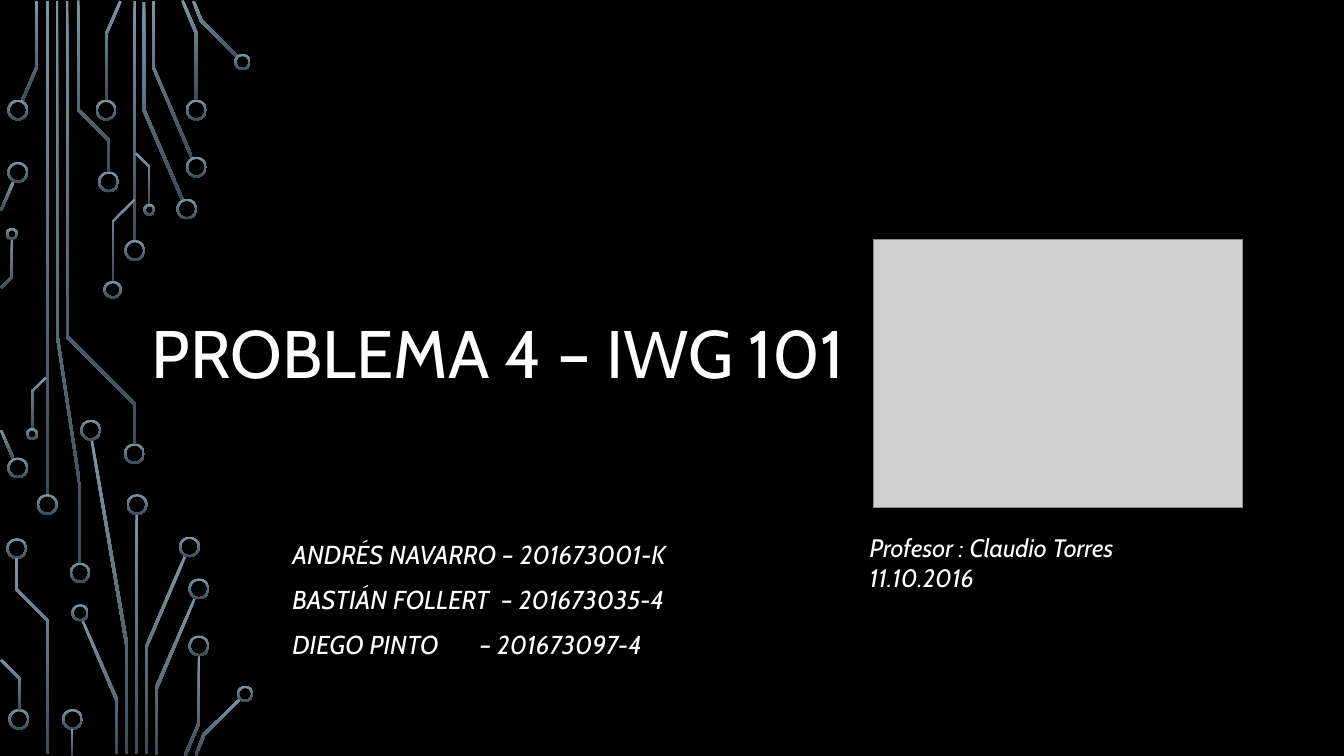
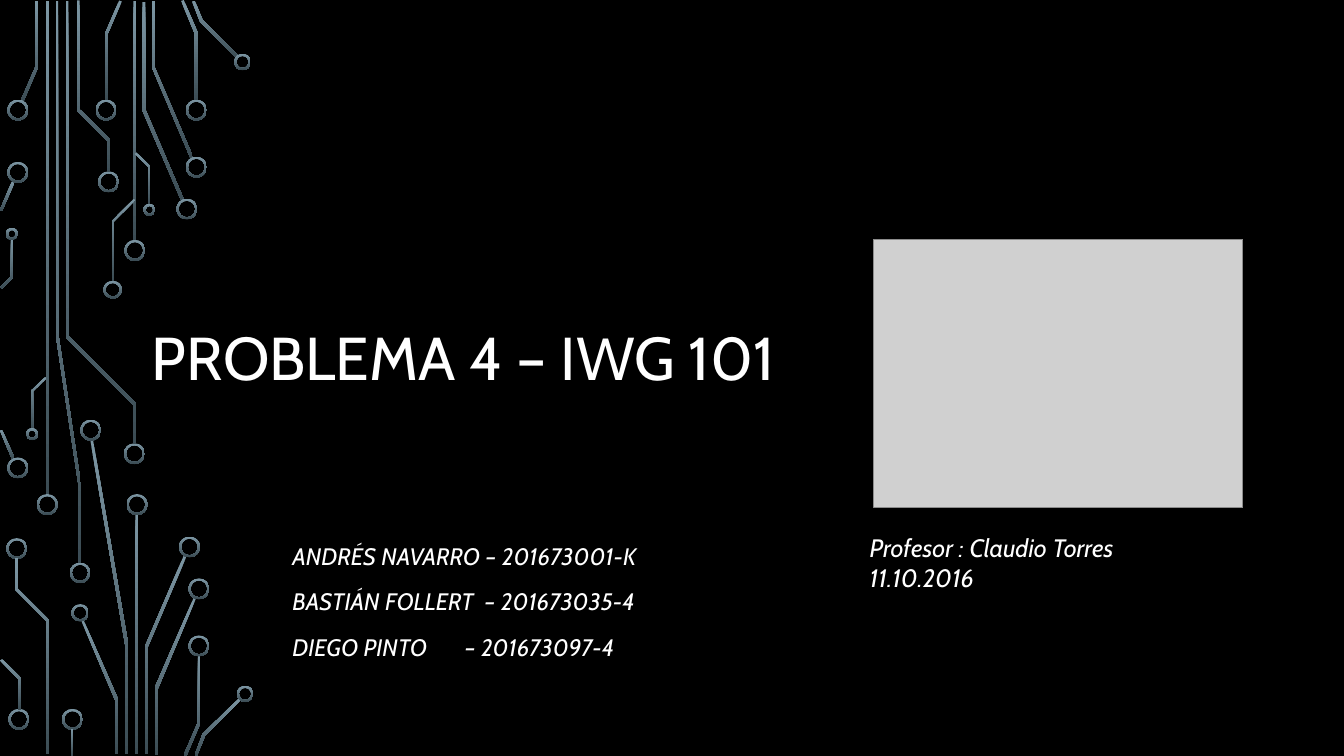
Before and after one commit to AndresNavarroG/p4, a slide deck: slide 1 of Problema 4.pptx. Drawn at 1344x756 pixels with LibreOffice and Linux fonts; fonts in the diff are those of the drawing; grey boxes stand for pictures; background and template pictures are left out. Boxes give left, top, right and bottom in pixels: in the first picture for what was removed or moved away, otherwise in the second. Text is boxed around its words. In the diff, an @@ line names an element or a change of style, - is before the commit and + after.

```diff
--- a/Problema 4.pptx
+++ b/Problema 4.pptx
@@ title "PROBLEMA 4 – IWG 101" at (152,336,775,381): size 48 to 43.2 pt @@
@@ subtitle "ANDRÉS NAVARRO – 201673001-K" at (292,544,636,657): size 18.5 to 17 pt; line spacing 1 to 1.1 @@
```
Also in this commit, not shown: 2 other slides changed, 2 slides added.
